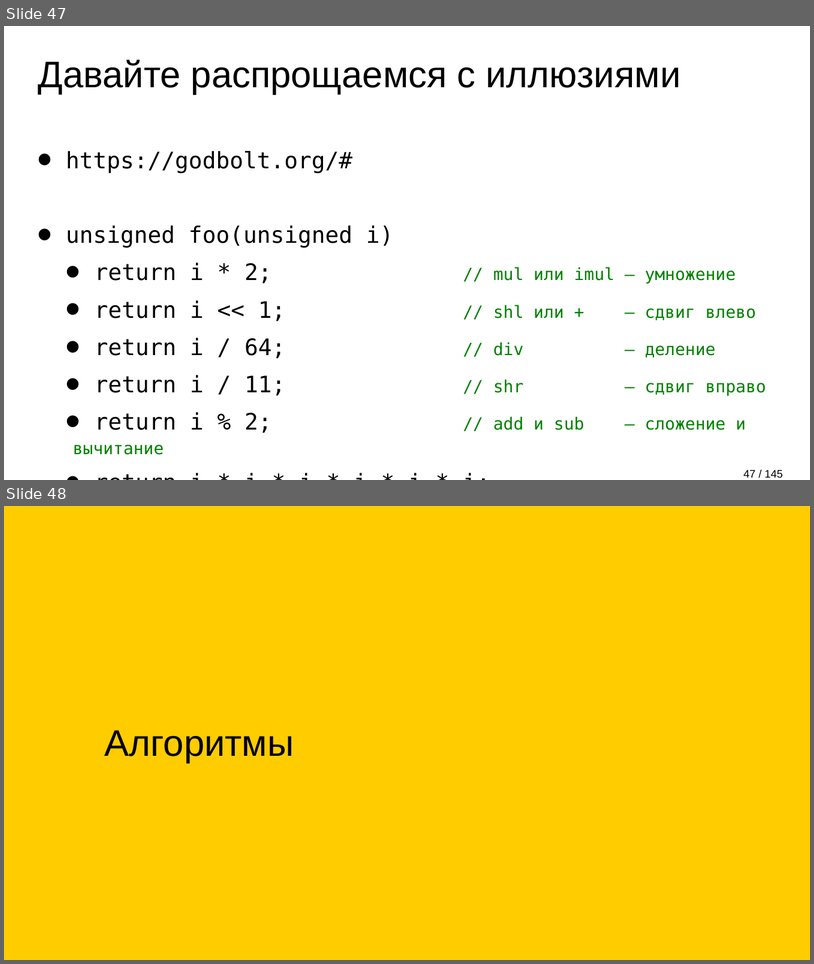
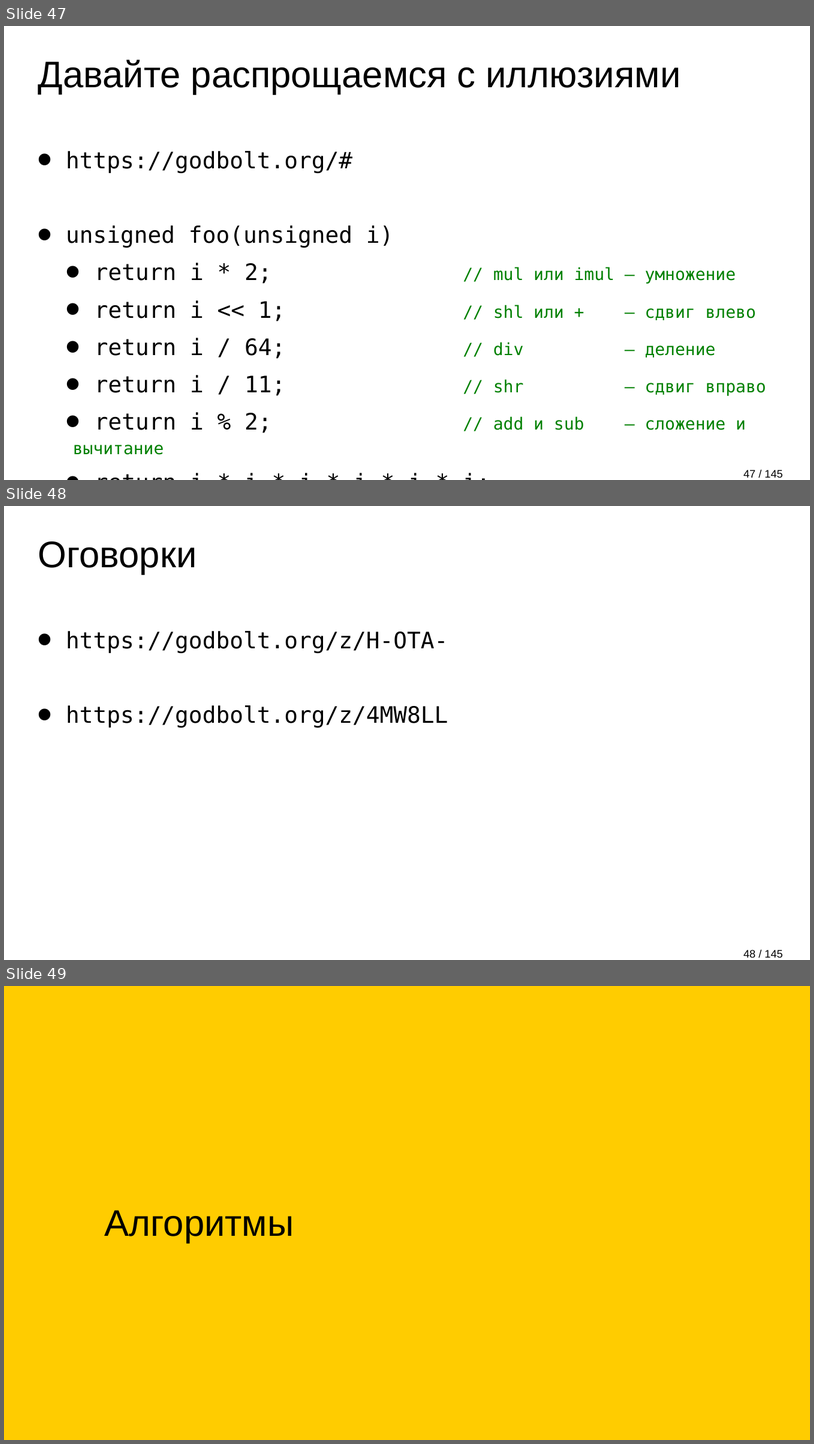
Before and after one commit to apolukhin/apolukhin.github.io, a slide deck: presentations/Nimble C++ (rus).odp. Shown one above the other, each under a label of ours: slides 47 and 48 before the commit, slides 47, 48 and 49 after it. The pictures are 814x964 and 814x1444 pixels, drawn with LibreOffice and Linux fonts; fonts in the diff are those of the drawing; background and template pictures are left out. Boxes give left, top, right and bottom in pixels: in the first picture for what was removed or moved away, otherwise in the second. Text is boxed around its words. In the diff, an @@ line names an element or a change of style, - is before the commit and + after.

```diff
--- a/presentations/Nimble C++ (rus).odp
+++ b/presentations/Nimble C++ (rus).odp
@@ slide 48 added at box(4, 506, 810, 960), background #FFFFFF @@
@@ title added at box(38, 541, 197, 574), 88 pt, text #000000 @@
+Оговорки
@@ text added at box(66, 631, 448, 727), 54 pt, text #000000 @@
+• https://godbolt.org/z/H-OTA-
+• https://godbolt.org/z/4MW8LL
@@ page number added at box(744, 949, 783, 957), 26 pt, text #000000 @@
+48 / 145
@@ what was slide 48 is now slide 49 @@
```
Also in this commit, not shown: 8 slides changed, 3 other slides added, 1 slide removed, 2 other files.
